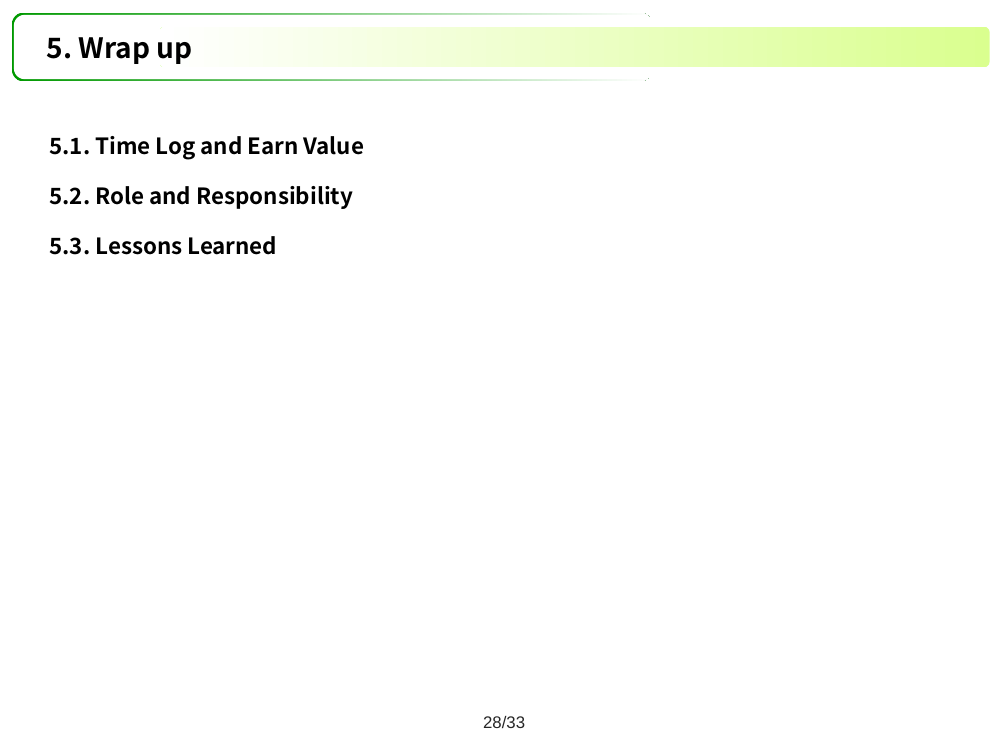
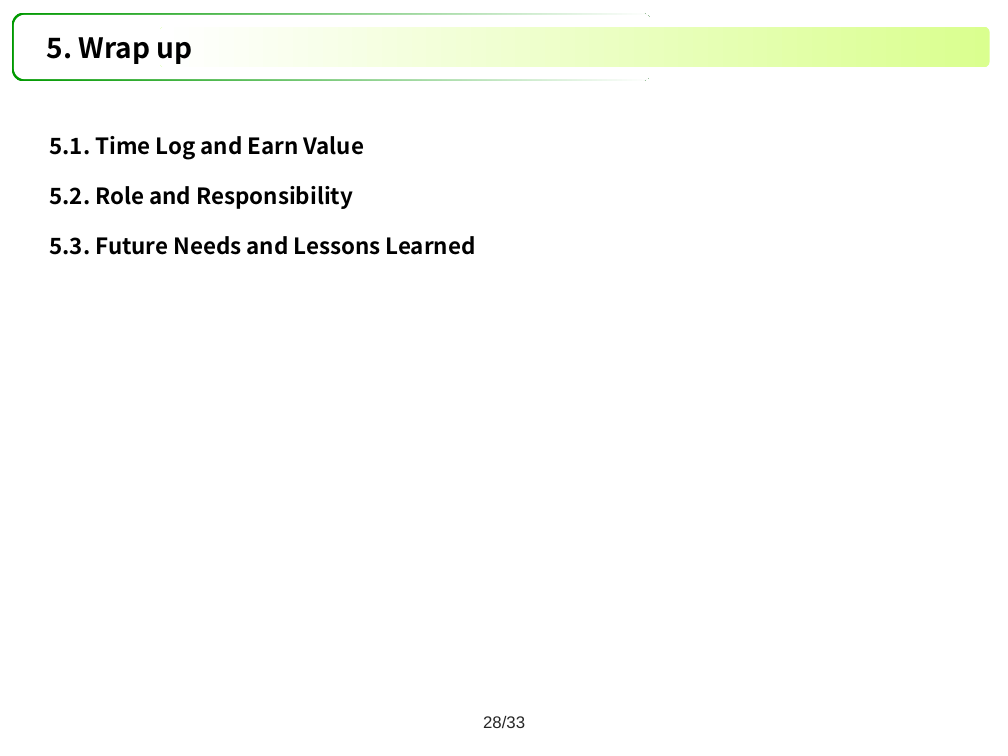
Before and after one commit to youkkwon/smarthome, a slide deck: slide 28 of doc/Docs/IoT System Final Presentation_06271447.pptx. Drawn at 1008x756 pixels with LibreOffice and Linux fonts; fonts in the diff are those of the drawing. Boxes give left, top, right and bottom in pixels: in the first picture for what was removed or moved away, otherwise in the second. Text is boxed around its words. In the diff, an @@ line names an element or a change of style, - is before the commit and + after.

```diff
--- a/doc/Docs/IoT System Final Presentation_06271447.pptx
+++ b/doc/Docs/IoT System Final Presentation_06271447.pptx
@@ text at [50, 236, 476, 255]: text changed @@
-  5.3. Lessons Learned
+  5.3. Future Needs and Lessons Learned
```
Also in this commit, not shown: 4 other slides changed.
